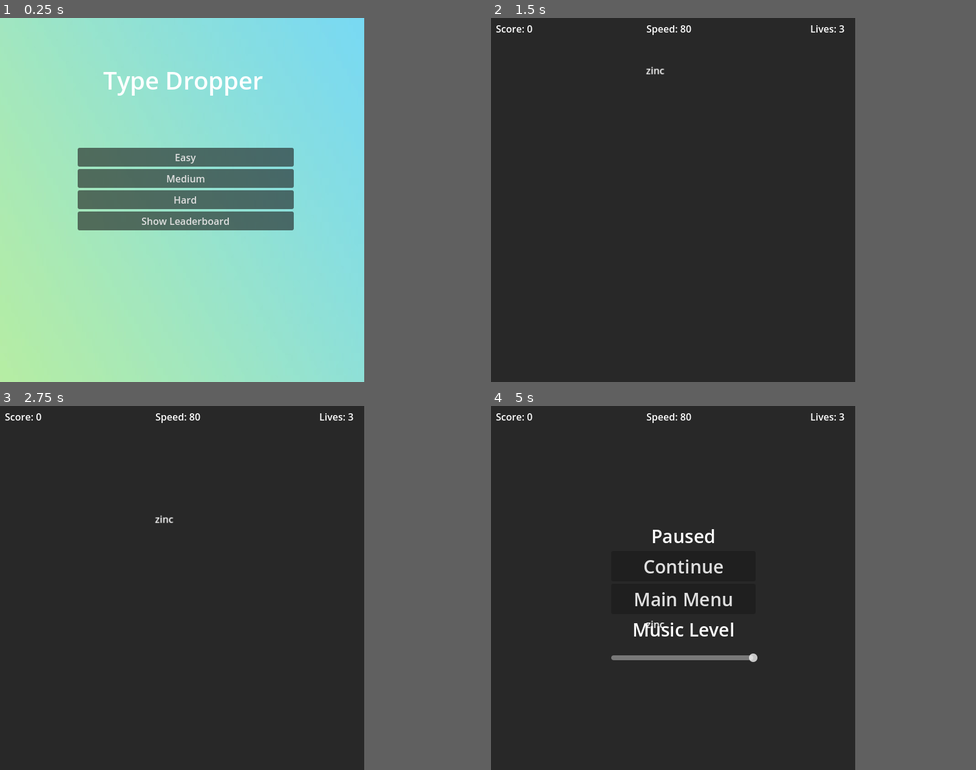
Above: before the commit, frames 1-4 (two rows, left to right).
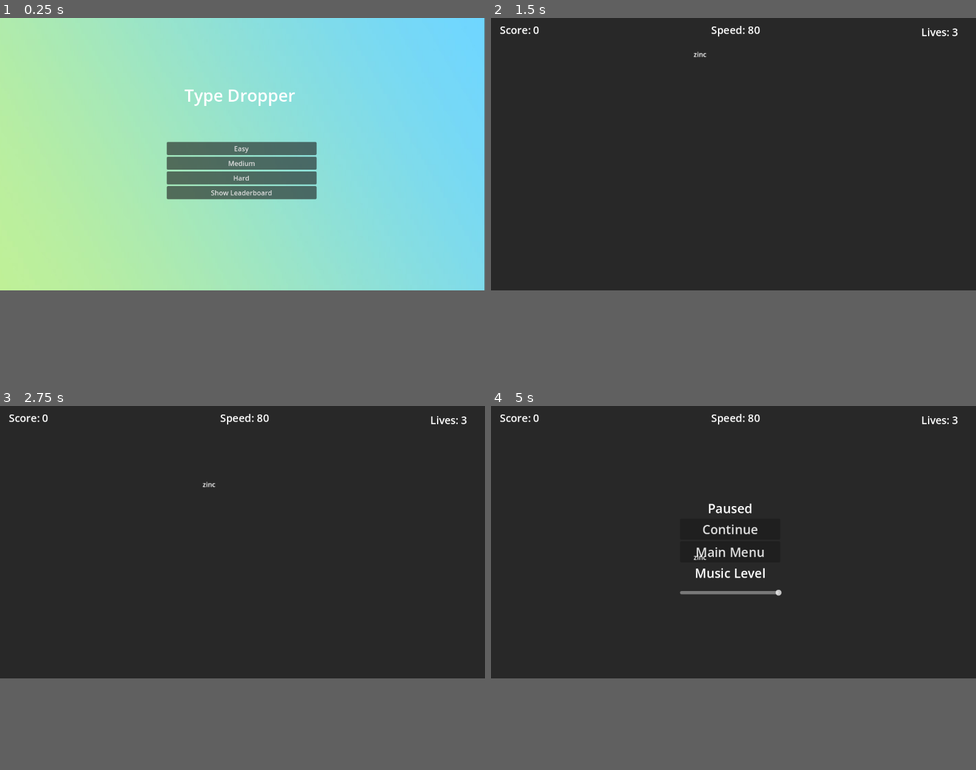
Above: after the commit, the same moments.

Repository: Sneakyweasel90/TypeDropper_Godot
Game: Godot game, scene res://scenes/MainMenu.tscn
The game is run twice, just before and just after one commit, with the same random seed, the same clock (stepped at 60 frames per second) and the same inputs.
Inputs:
- Up to frame 1 (0.25 s): no input
- Up to frame 2 (1.5 s): click "Easy" at 0.5 s; tap Enter at 1.25 s; tap Backspace at 1.35 s
- Up to frame 3 (2.75 s): tap Backspace at 2.1 s
- Up to frame 4 (5 s): tap Backspace at 2.85, 3.6, 4.35 s; tap Escape at 4.9 s
In our replay, the window is 600x600 before the commit and 799x449 after it. These sizes can differ from the game's own. Grey fills any space a smaller window leaves; there, only what the larger window draws over its background counts as a difference.

The runs differ from the first frame. In frame 1, 17% of the frame differs, in the area x 16-100%, y 0-100%; in frame 2, 0.5%; in frame 3, 0.5%; in frame 4, 2.8%.

Commit message:
updated wrong letters color and screen size
changed RichTextLabel on FallingWords scene

Diff:
--- a/type-dropper/project.godot
+++ b/type-dropper/project.godot
@@ -13,8 +13,3 @@
 config/name="TypeDropper"
 run/main_scene="uid://ctpm5tdrl771f"
 config/features=PackedStringArray("4.5", "Forward Plus")
-
-[display]
-
-window/size/viewport_width=600
-window/size/viewport_height=600
--- a/type-dropper/scenes/FallingWord.tscn
+++ b/type-dropper/scenes/FallingWord.tscn
@@ -2,11 +2,9 @@
 
 [ext_resource type="Script" uid="uid://m17um31naar" path="res://scripts/FallingWord.gd" id="1_foofx"]
 
-[node name="FallingLetter" type="Node2D"]
+[node name="FallingWords" type="Node2D"]
 script = ExtResource("1_foofx")
 
-[node name="Label" type="Label" parent="."]
-offset_left = 6.0
-offset_top = 3.0
-offset_right = 46.0
-offset_bottom = 26.0
+[node name="FallingWordsRichLabel" type="RichTextLabel" parent="."]
+offset_right = 100.0
+offset_bottom = 87.0
--- a/type-dropper/scenes/GameOver.tscn
+++ b/type-dropper/scenes/GameOver.tscn
@@ -12,18 +12,18 @@
 layout_mode = 0
 offset_left = -1.0
 offset_top = -4.0
-offset_right = 601.0
-offset_bottom = 598.0
+offset_right = 1154.0
+offset_bottom = 650.0
 texture = ExtResource("2_eksk4")
 expand_mode = 2
 stretch_mode = 6
 
 [node name="VBoxContainer" type="VBoxContainer" parent="."]
 layout_mode = 0
-offset_left = 156.0
-offset_top = 285.0
-offset_right = 454.0
-offset_bottom = 378.0
+offset_left = 415.0
+offset_top = 362.0
+offset_right = 713.0
+offset_bottom = 455.0
 
 [node name="RetryBtn" type="Button" parent="VBoxContainer"]
 layout_mode = 2
@@ -37,19 +37,19 @@
 
 [node name="Label" type="Label" parent="."]
 layout_mode = 0
-offset_left = 187.0
-offset_top = 63.0
-offset_right = 416.0
-offset_bottom = 118.0
+offset_left = 446.0
+offset_top = 140.0
+offset_right = 675.0
+offset_bottom = 195.0
 theme_override_font_sizes/font_size = 40
 text = "Game Over!"
 
 [node name="ScoreLabel" type="Label" parent="."]
 layout_mode = 0
-offset_left = 140.0
-offset_top = 175.0
-offset_right = 464.0
-offset_bottom = 215.0
+offset_left = 399.0
+offset_top = 252.0
+offset_right = 723.0
+offset_bottom = 292.0
 theme_override_font_sizes/font_size = 26
 text = "Your Score = "
 horizontal_alignment = 1
--- a/type-dropper/scenes/MainMenu.tscn
+++ b/type-dropper/scenes/MainMenu.tscn
@@ -20,18 +20,18 @@
 layout_mode = 0
 offset_left = -306.0
 offset_top = -283.0
-offset_right = 296.0
-offset_bottom = 319.0
+offset_right = 845.0
+offset_bottom = 366.0
 texture = ExtResource("4_qoqlk")
 expand_mode = 2
 stretch_mode = 6
 
 [node name="Title" type="Label" parent="."]
 layout_mode = 0
-offset_left = -136.0
-offset_top = -207.0
-offset_right = 128.0
-offset_bottom = -152.0
+offset_left = 132.0
+offset_top = -126.0
+offset_right = 396.0
+offset_bottom = -71.0
 size_flags_horizontal = 0
 size_flags_vertical = 0
 theme_override_font_sizes/font_size = 40
@@ -44,10 +44,10 @@
 anchor_top = 0.5
 anchor_right = 0.5
 anchor_bottom = 0.5
-offset_left = -178.0
-offset_top = -68.0
-offset_right = 178.0
-offset_bottom = 68.0
+offset_left = 90.0
+offset_top = 13.0
+offset_right = 446.0
+offset_bottom = 149.0
 grow_horizontal = 2
 grow_vertical = 2
 
--- a/type-dropper/scenes/PauseMenu.tscn
+++ b/type-dropper/scenes/PauseMenu.tscn
@@ -14,10 +14,10 @@
 
 [node name="VBoxContainer" type="VBoxContainer" parent="."]
 layout_mode = 0
-offset_left = 198.0
-offset_top = 193.0
-offset_right = 436.0
-offset_bottom = 382.0
+offset_left = 449.0
+offset_top = 222.0
+offset_right = 687.0
+offset_bottom = 418.0
 
 [node name="PausedLabel" type="Label" parent="VBoxContainer"]
 layout_mode = 2
--- a/type-dropper/scenes/TypeDropper.tscn
+++ b/type-dropper/scenes/TypeDropper.tscn
@@ -11,40 +11,43 @@
 pause_menu_scene = ExtResource("3_uavyo")
 
 [node name="ColorRect" type="ColorRect" parent="."]
-offset_right = 606.0
-offset_bottom = 604.0
+offset_right = 1154.0
+offset_bottom = 654.0
 color = Color(0.15781322, 0.15781322, 0.15781322, 1)
 
 [node name="SpawnTimer" type="Timer" parent="."]
 
 [node name="ScoreLabel" type="Label" parent="."]
-offset_left = 8.0
-offset_top = 6.0
-offset_right = 78.0
-offset_bottom = 29.0
+offset_left = 21.0
+offset_top = 11.0
+offset_right = 91.0
+offset_bottom = 34.0
+theme_override_font_sizes/font_size = 25
 text = "Score = 0"
 
 [node name="LivesLabel" type="Label" parent="."]
-offset_left = 526.0
-offset_top = 6.0
-offset_right = 592.0
-offset_bottom = 29.0
+offset_left = 1022.0
+offset_top = 16.0
+offset_right = 1124.0
+offset_bottom = 51.0
+theme_override_font_sizes/font_size = 25
 text = "Lives = 3"
 
 [node name="InputLabel" type="Label" parent="."]
-offset_left = 250.0
-offset_top = 547.0
-offset_right = 372.0
-offset_bottom = 583.0
-theme_override_font_sizes/font_size = 18
+offset_left = 513.0
+offset_top = 582.0
+offset_right = 635.0
+offset_bottom = 618.0
+theme_override_font_sizes/font_size = 25
 horizontal_alignment = 1
 vertical_alignment = 1
 
 [node name="SpeedLabel" type="Label" parent="."]
-offset_left = 256.0
-offset_top = 6.0
-offset_right = 330.0
-offset_bottom = 29.0
+offset_left = 523.0
+offset_top = 11.0
+offset_right = 597.0
+offset_bottom = 34.0
+theme_override_font_sizes/font_size = 25
 text = "Speed = 0"
 
 [node name="GameOverLabel" type="Label" parent="."]
--- a/type-dropper/scripts/FallingWord.gd
+++ b/type-dropper/scripts/FallingWord.gd
@@ -4,60 +4,59 @@
 var word: String = ""
 var typed_length: int = 0
 var wrong_index: int = -1
-var label: RichTextLabel
+
+@onready var label: RichTextLabel = $FallingWordsRichLabel
 
 func _ready():
-	label = RichTextLabel.new()
 	label.bbcode_enabled = true
 	label.text = word
-	label.custom_minimum_size = Vector2(200, 30)
 	label.scroll_active = false
-	add_child(label)
 
 func _process(delta):
 	position.y += speed * delta
 	var parent_node = get_parent()
 
-	if position.y > 600:
-		if get_parent().has_method("decrease_life"):
-			get_parent().decrease_life()
+	if position.y > 648:
+		if parent_node.has_method("decrease_life"):
+			parent_node.decrease_life()
 		queue_free()
-		if get_parent().current_word == self:
-			get_parent().current_word = null
-			get_parent().current_input = ""
+
+		if parent_node.current_word == self:
+			parent_node.current_word = null
+			parent_node.current_input = ""
+
 			if parent_node.has_node("InputLabel"):
 				parent_node.get_node("InputLabel").text = ""
-			get_parent().spawn_word()
+
+			parent_node.spawn_word()
 
 func check_word(input_text: String) -> bool:
 	typed_length = 0
-	wrong_index = -1
 
 	for i in range(min(input_text.length(), word.length())):
-		if input_text[i] == word[i].to_lower():
+		if input_text[i].to_lower() == word[i].to_lower():
 			typed_length += 1
-		else:
-			wrong_index = i
-			break
 
 	update_label_color()
 
 	if typed_length == word.length() and input_text.length() >= word.length():
 		queue_free()
 		return true
+
 	return false
 
 func update_label_color():
-	var correct_text = word.substr(0, typed_length)
-	var wrong_text = ""
-	var remaining_text = ""
+	var bbcode := ""
 
-	if wrong_index >= 0:
-		wrong_text = word[wrong_index]
-		if word.length() > wrong_index + 1:
-			remaining_text = word.substr(wrong_index + 1, word.length() - wrong_index - 1)
-	else:
-		if word.length() > typed_length:
-			remaining_text = word.substr(typed_length, word.length() - typed_length)
+	for i in range(word.length()):
+		var letter = word[i]
+		var color = "white"
 
-	label.bbcode_text = "[color=green]%s[/color][color=red]%s[/color][color=white]%s[/color]" % [correct_text, wrong_text, remaining_text]
+		if i < typed_length:
+			color = "green"
+		elif i < get_parent().current_input.length():
+			color = "red"
+
+		bbcode += "[color=%s]%s[/color]" % [color, letter]
+
+	label.bbcode_text = bbcode
--- a/type-dropper/scripts/Typedropper.gd
+++ b/type-dropper/scripts/Typedropper.gd
@@ -108,7 +108,7 @@
 	var word_text = words[randi() % words.size()]
 	word_instance.word = word_text
 	word_instance.speed = word_speed
-	var x = randf_range(50, 550)
+	var x = randf_range(50, 1100)
 	word_instance.position = Vector2(x, 0)
 	add_child(word_instance)
 	current_word = word_instance
Not shown, changed: type-dropper/export_presets.cfg
Not shown, changed: type-dropper/TypeDropper.exe
